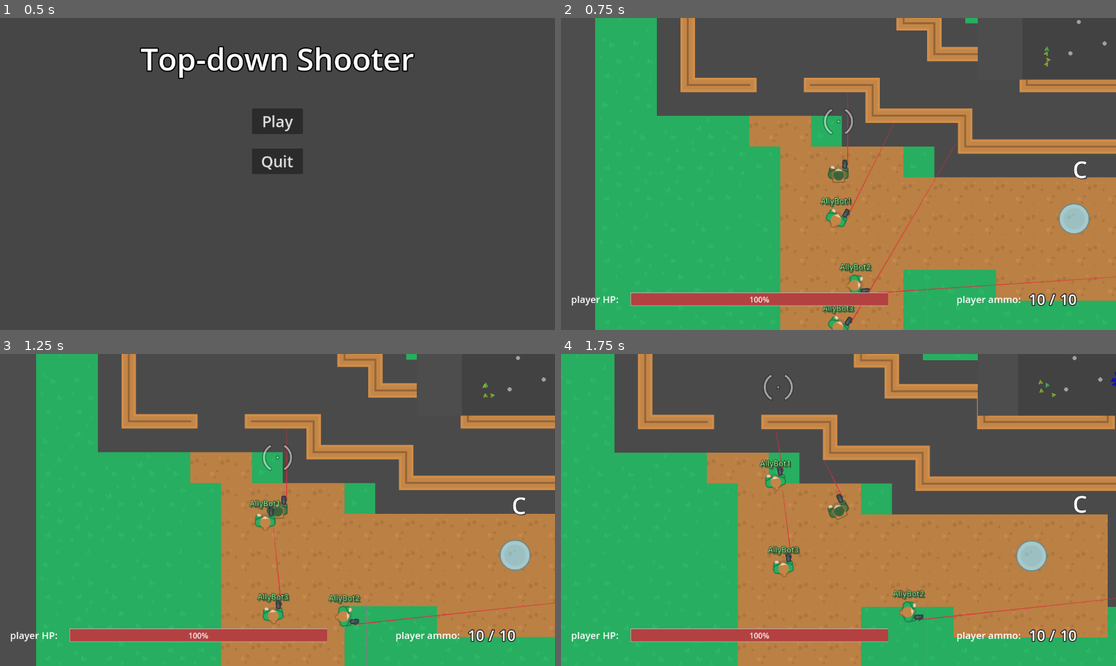
Above: before the commit, frames 1-4 (two rows, left to right).
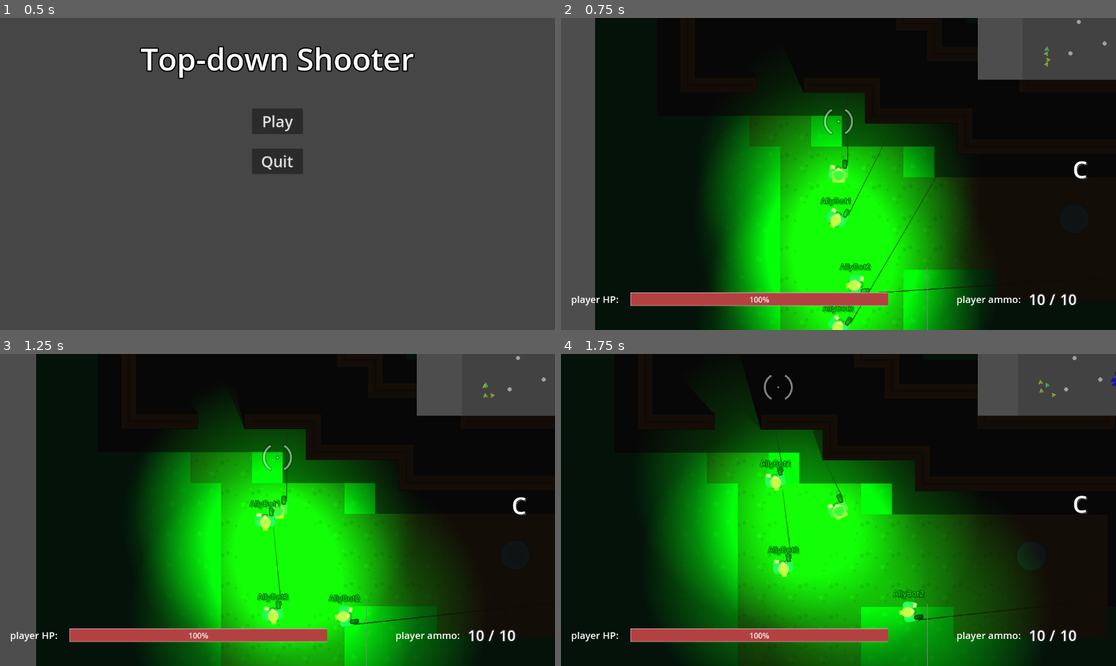
Above: after the commit, the same moments.

Repository: ZeromaXHe/MyGitRepository
Game: Godot game, scene res://scenes/main_menu_screen.tscn
Two runs of this game, one before a commit and one after it. Both use one fixed random seed, a clock stepped at 60 frames per second and the inputs below.
Inputs (mouse positions are in pixels of both pictures, inside the frame that each line leads up to):
- Up to frame 1 (0.5 s): no input
- Up to frame 2 (0.75 s): click "Play" at 0.5 s
- Up to frame 3 (1.25 s): no input
- Up to frame 4 (1.75 s): tap Enter at 1.25 s; move the mouse to (777, 388) at 1.27 s; press the mouse at (777, 388) at 1.28 s; hold D (right) from 1.28 s (still down)

Frame 1 is identical in both runs. In frame 2, 87% of the frame differs, in the area x 6-100%, y 0-100%; in frame 3, 86%; in frame 4, 93%, in the area x 0-100%, y 0-100%.

Commit message:
feature(GodotDemo): GodotProjects 俯视角射击游戏 - 夜视仪效果

Diff:
--- a/GodotDemo/GodotProjects/scenes/actor.tscn
+++ b/GodotDemo/GodotProjects/scenes/actor.tscn
@@ -8,6 +8,9 @@
 [ext_resource type="PackedScene" uid="uid://iesf8n20ul1b" path="res://scenes/team.tscn" id="6_huy6s"]
 [ext_resource type="PackedScene" uid="uid://c3f6foiqy7yel" path="res://scenes/sub_machine_gun.tscn" id="7_pcoye"]
 
+[sub_resource type="CanvasItemMaterial" id="CanvasItemMaterial_g4s8b"]
+light_mode = 2
+
 [sub_resource type="CapsuleShape2D" id="CapsuleShape2D_mndd7"]
 radius = 13.0
 height = 42.0
@@ -16,6 +19,7 @@
 script = ExtResource("1_uderr")
 
 [node name="BodyImg" type="Sprite2D" parent="."]
+material = SubResource("CanvasItemMaterial_g4s8b")
 texture = ExtResource("2_c74jg")
 
 [node name="CollisionShape2D" type="CollisionShape2D" parent="."]
--- a/GodotDemo/GodotProjects/scenes/ally.tscn
+++ b/GodotDemo/GodotProjects/scenes/ally.tscn
@@ -1,13 +1,18 @@
-[gd_scene load_steps=4 format=3 uid="uid://x7hj3iuxjcjm"]
+[gd_scene load_steps=5 format=3 uid="uid://x7hj3iuxjcjm"]
 
 [ext_resource type="PackedScene" uid="uid://d1cvpkf5rhomg" path="res://scenes/actor.tscn" id="1_18lxb"]
 [ext_resource type="Texture2D" uid="uid://bke3jih5i35mr" path="res://assets/top_down_shooter/PNG/Woman Green/womanGreen_hold.png" id="2_u1smu"]
+[ext_resource type="Texture2D" uid="uid://dvaw452i01plp" path="res://styles/actor_light_texture.tres" id="3_8hkuv"]
 [ext_resource type="PackedScene" uid="uid://dd70ves4up5d8" path="res://scenes/ai.tscn" id="3_uevcm"]
 
 [node name="Ally" instance=ExtResource("1_18lxb")]
 
 [node name="BodyImg" parent="." index="0"]
 texture = ExtResource("2_u1smu")
+
+[node name="PointLight2D" type="PointLight2D" parent="BodyImg" index="0"]
+shadow_enabled = true
+texture = ExtResource("3_8hkuv")
 
 [node name="AI" parent="." index="3" instance=ExtResource("3_uevcm")]
 
--- a/GodotDemo/GodotProjects/scenes/gui.tscn
+++ b/GodotDemo/GodotProjects/scenes/gui.tscn
@@ -114,7 +114,7 @@
 
 [node name="SubViewport" type="SubViewport" parent="Rows/TopRow/SubViewportContainer"]
 handle_input_locally = false
-size = Vector2i(287, 128)
+size = Vector2i(2, 2)
 render_target_update_mode = 4
 
 [node name="MiniMap" parent="Rows/TopRow/SubViewportContainer/SubViewport" instance=ExtResource("3_q2fbp")]
--- a/GodotDemo/GodotProjects/scenes/main.tscn
+++ b/GodotDemo/GodotProjects/scenes/main.tscn
@@ -33,11 +33,17 @@
 polygons = Array[PackedInt32Array]([PackedInt32Array(0, 1, 2, 3), PackedInt32Array(4, 0, 3, 5)])
 outlines = Array[PackedVector2Array]([PackedVector2Array(-32, -32, -32, -8, 8, -8, 8, 32, 32, 32, 32, -32)])
 
+[sub_resource type="OccluderPolygon2D" id="OccluderPolygon2D_xan6l"]
+polygon = PackedVector2Array(-32, 16, -16, 16, -16, 32, -32, 32)
+
 [sub_resource type="NavigationPolygon" id="NavigationPolygon_fbagq"]
 vertices = PackedVector2Array(8, -32, 32, -32, 32, 32, 8, 8, -32, 32, -32, 8)
 polygons = Array[PackedInt32Array]([PackedInt32Array(0, 1, 2, 3), PackedInt32Array(3, 2, 4, 5)])
 outlines = Array[PackedVector2Array]([PackedVector2Array(8, -32, 8, 8, -32, 8, -32, 32, 32, 32, 32, -32)])
 
+[sub_resource type="OccluderPolygon2D" id="OccluderPolygon2D_o5ul4"]
+polygon = PackedVector2Array(-32, -32, -16, -32, -16, -16, -32, -16)
+
 [sub_resource type="NavigationPolygon" id="NavigationPolygon_0eoft"]
 vertices = PackedVector2Array(-16, -16, -16, -32, 16, -32, 16, -16, 32, -16, 32, 16, 16, 16, -32, 32, 16, 32, -32, -16)
 polygons = Array[PackedInt32Array]([PackedInt32Array(0, 1, 2, 3), PackedInt32Array(3, 4, 5, 6), PackedInt32Array(0, 3, 6, 7), PackedInt32Array(6, 8, 7), PackedInt32Array(0, 7, 9)])
@@ -123,10 +129,16 @@
 polygons = Array[PackedInt32Array]([PackedInt32Array(0, 1, 2, 3)])
 outlines = Array[PackedVector2Array]([PackedVector2Array(8, -32, 32, -32, 32, 32, 8, 32)])
 
+[sub_resource type="OccluderPolygon2D" id="OccluderPolygon2D_6a0ka"]
+polygon = PackedVector2Array(-32, -32, -16, -32, -16, 32, -32, 32)
+
 [sub_resource type="NavigationPolygon" id="NavigationPolygon_0wk84"]
 vertices = PackedVector2Array(-32, 8, 32, 8, 32, 32, -32, 32)
 polygons = Array[PackedInt32Array]([PackedInt32Array(0, 1, 2, 3)])
 outlines = Array[PackedVector2Array]([PackedVector2Array(-32, 8, 32, 8, 32, 32, -32, 32)])
+
+[sub_resource type="OccluderPolygon2D" id="OccluderPolygon2D_vgleo"]
+polygon = PackedVector2Array(-32, -32, -32, -16, 32, -16, 32, -32)
 
 [sub_resource type="NavigationPolygon" id="NavigationPolygon_mceb1"]
 vertices = PackedVector2Array(-32, 16, -32, -16, 32, -16, -16, 16, 32, 32, -16, 32)
@@ -153,10 +165,16 @@
 polygons = Array[PackedInt32Array]([PackedInt32Array(0, 1, 2, 3)])
 outlines = Array[PackedVector2Array]([PackedVector2Array(-32, -32, -8, -32, -8, 32, -32, 32)])
 
+[sub_resource type="OccluderPolygon2D" id="OccluderPolygon2D_i8cmu"]
+polygon = PackedVector2Array(16, -32, 32, -32, 32, 32, 16, 32)
+
 [sub_resource type="NavigationPolygon" id="NavigationPolygon_hj3jj"]
 vertices = PackedVector2Array(-32, -32, 32, -32, 32, -8, -32, -8)
 polygons = Array[PackedInt32Array]([PackedInt32Array(0, 1, 2, 3)])
 outlines = Array[PackedVector2Array]([PackedVector2Array(-32, -32, 32, -32, 32, -8, -32, -8)])
+
+[sub_resource type="OccluderPolygon2D" id="OccluderPolygon2D_s8l7e"]
+polygon = PackedVector2Array(-32, 16, -32, 32, 32, 32, 32, 16)
 
 [sub_resource type="NavigationPolygon" id="NavigationPolygon_25xge"]
 vertices = PackedVector2Array(-32, 32, -32, -16, 32, -16, 16, 16, 32, 16, 16, 32)
@@ -198,10 +216,16 @@
 polygons = Array[PackedInt32Array]([PackedInt32Array(0, 1, 2, 3)])
 outlines = Array[PackedVector2Array]([PackedVector2Array(8, 8, 32, 8, 32, 32, 8, 32)])
 
+[sub_resource type="OccluderPolygon2D" id="OccluderPolygon2D_8ektq"]
+polygon = PackedVector2Array(-32, -32, 32, -32, 32, -16, -16, -16, -16, 32, -32, 32)
+
 [sub_resource type="NavigationPolygon" id="NavigationPolygon_7t7m3"]
 vertices = PackedVector2Array(8, -32, 32, -32, 32, -8, 8, -8)
 polygons = Array[PackedInt32Array]([PackedInt32Array(0, 1, 2, 3)])
 outlines = Array[PackedVector2Array]([PackedVector2Array(8, -32, 32, -32, 32, -8, 8, -8)])
+
+[sub_resource type="OccluderPolygon2D" id="OccluderPolygon2D_velet"]
+polygon = PackedVector2Array(-32, -32, -16, -32, -16, 16, 32, 16, 32, 32, -32, 32)
 
 [sub_resource type="NavigationPolygon" id="NavigationPolygon_jgm8k"]
 vertices = PackedVector2Array(-16, -16, -16, -32, 16, -32, 16, -16, 32, -16, 32, 16, 16, 16, -16, 16, 16, 32, -16, 32, -32, 16, -32, -16)
@@ -213,10 +237,16 @@
 polygons = Array[PackedInt32Array]([PackedInt32Array(0, 1, 2, 3)])
 outlines = Array[PackedVector2Array]([PackedVector2Array(-32, 8, -8, 8, -8, 32, -32, 32)])
 
+[sub_resource type="OccluderPolygon2D" id="OccluderPolygon2D_rh7du"]
+polygon = PackedVector2Array(-32, -32, -32, -16, 16, -16, 16, 32, 32, 32, 32, -32)
+
 [sub_resource type="NavigationPolygon" id="NavigationPolygon_ak8uv"]
 vertices = PackedVector2Array(-32, -32, -8, -32, -8, -8, -32, -8)
 polygons = Array[PackedInt32Array]([PackedInt32Array(0, 1, 2, 3)])
 outlines = Array[PackedVector2Array]([PackedVector2Array(-32, -32, -8, -32, -8, -8, -32, -8)])
+
+[sub_resource type="OccluderPolygon2D" id="OccluderPolygon2D_ab5jl"]
+polygon = PackedVector2Array(16, -32, 32, -32, 32, 32, -32, 32, -32, 16, 16, 16)
 
 [sub_resource type="NavigationPolygon" id="NavigationPolygon_p4juh"]
 vertices = PackedVector2Array(-32, -32, 32, -32, 32, 32, -32, 32)
@@ -258,10 +288,16 @@
 polygons = Array[PackedInt32Array]([PackedInt32Array(0, 1, 2, 3), PackedInt32Array(4, 0, 3, 5)])
 outlines = Array[PackedVector2Array]([PackedVector2Array(-32, -32, 32, -32, 32, -8, -8, -8, -8, 32, -32, 32)])
 
+[sub_resource type="OccluderPolygon2D" id="OccluderPolygon2D_36kch"]
+polygon = PackedVector2Array(16, 16, 32, 16, 32, 32, 16, 32)
+
 [sub_resource type="NavigationPolygon" id="NavigationPolygon_n8v8x"]
 vertices = PackedVector2Array(-32, 32, -32, -32, -8, -32, -8, 8, 32, 32, 32, 8)
 polygons = Array[PackedInt32Array]([PackedInt32Array(0, 1, 2, 3), PackedInt32Array(4, 0, 3, 5)])
 outlines = Array[PackedVector2Array]([PackedVector2Array(-32, -32, -8, -32, -8, 8, 32, 8, 32, 32, -32, 32)])
+
+[sub_resource type="OccluderPolygon2D" id="OccluderPolygon2D_x86aw"]
+polygon = PackedVector2Array(16, -32, 32, -32, 32, -32, 32, -16, 16, -16)
 
 [sub_resource type="NavigationPolygon" id="NavigationPolygon_3abp1"]
 vertices = PackedVector2Array(-16, -16, -16, -32, 16, -32, 16, -16, 32, -16, 32, 32, -16, 32, -16, 16, -32, 16, -32, -16)
@@ -329,6 +365,7 @@
 9:6/0 = 0
 9:6/0/terrain_set = 0
 9:6/0/terrain = 0
+9:6/0/occlusion_layer_0/polygon = SubResource("OccluderPolygon2D_36kch")
 9:6/0/physics_layer_0/linear_velocity = Vector2(0, 0)
 9:6/0/physics_layer_0/angular_velocity = 0.0
 9:6/0/physics_layer_0/polygon_0/points = PackedVector2Array(16, 16, 32, 16, 32, 32, 16, 32)
@@ -343,6 +380,7 @@
 10:6/0 = 0
 10:6/0/terrain_set = 0
 10:6/0/terrain = 0
+10:6/0/occlusion_layer_0/polygon = SubResource("OccluderPolygon2D_xan6l")
 10:6/0/physics_layer_0/linear_velocity = Vector2(0, 0)
 10:6/0/physics_layer_0/angular_velocity = 0.0
 10:6/0/physics_layer_0/polygon_0/points = PackedVector2Array(-32, 32, -32, 16, -16, 16, -16, 32)
@@ -423,6 +461,7 @@
 9:7/0 = 0
 9:7/0/terrain_set = 0
 9:7/0/terrain = 0
+9:7/0/occlusion_layer_0/polygon = SubResource("OccluderPolygon2D_x86aw")
 9:7/0/physics_layer_0/linear_velocity = Vector2(0, 0)
 9:7/0/physics_layer_0/angular_velocity = 0.0
 9:7/0/physics_layer_0/polygon_0/points = PackedVector2Array(16, -32, 32, -32, 32, -16, 16, -16)
@@ -556,6 +595,7 @@
 17:5/0 = 0
 17:5/0/terrain_set = 0
 17:5/0/terrain = 0
+17:5/0/occlusion_layer_0/polygon = SubResource("OccluderPolygon2D_ab5jl")
 17:5/0/physics_layer_0/linear_velocity = Vector2(0, 0)
 17:5/0/physics_layer_0/angular_velocity = 0.0
 17:5/0/physics_layer_0/polygon_0/points = PackedVector2Array(32, 32, 32, -32, 16, -32, 16, 16, -32, 16, -32, 32)
@@ -566,6 +606,7 @@
 17:4/0 = 0
 17:4/0/terrain_set = 0
 17:4/0/terrain = 0
+17:4/0/occlusion_layer_0/polygon = SubResource("OccluderPolygon2D_rh7du")
 17:4/0/physics_layer_0/linear_velocity = Vector2(0, 0)
 17:4/0/physics_layer_0/angular_velocity = 0.0
 17:4/0/physics_layer_0/polygon_0/points = PackedVector2Array(-32, -32, 32, -32, 32, 32, 16, 32, 16, -16, -32, -16)
@@ -576,6 +617,7 @@
 16:4/0 = 0
 16:4/0/terrain_set = 0
 16:4/0/terrain = 0
+16:4/0/occlusion_layer_0/polygon = SubResource("OccluderPolygon2D_8ektq")
 16:4/0/physics_layer_0/linear_velocity = Vector2(0, 0)
 16:4/0/physics_layer_0/angular_velocity = 0.0
 16:4/0/physics_layer_0/polygon_0/points = PackedVector2Array(-32, -32, 32, -32, 32, -16, -16, -16, -16, 32, -32, 32)
@@ -666,6 +708,7 @@
 16:5/0 = 0
 16:5/0/terrain_set = 0
 16:5/0/terrain = 0
+16:5/0/occlusion_layer_0/polygon = SubResource("OccluderPolygon2D_velet")
 16:5/0/physics_layer_0/linear_velocity = Vector2(0, 0)
 16:5/0/physics_layer_0/angular_velocity = 0.0
 16:5/0/physics_layer_0/polygon_0/points = PackedVector2Array(-32, -32, -32, 32, 32, 32, 32, 16, -16, 16, -16, -32)
@@ -758,6 +801,7 @@
 10:7/0 = 0
 10:7/0/terrain_set = 0
 10:7/0/terrain = 0
+10:7/0/occlusion_layer_0/polygon = SubResource("OccluderPolygon2D_o5ul4")
 10:7/0/physics_layer_0/linear_velocity = Vector2(0, 0)
 10:7/0/physics_layer_0/angular_velocity = 0.0
 10:7/0/physics_layer_0/polygon_0/points = PackedVector2Array(-32, -32, -16, -32, -16, -16, -32, -16)
@@ -786,6 +830,7 @@
 13:7/0 = 0
 13:7/0/terrain_set = 0
 13:7/0/terrain = 0
+13:7/0/occlusion_layer_0/polygon = SubResource("OccluderPolygon2D_vgleo")
 13:7/0/physics_layer_0/linear_velocity = Vector2(0, 0)
 13:7/0/physics_layer_0/angular_velocity = 0.0
 13:7/0/physics_layer_0/polygon_0/points = PackedVector2Array(-32, -32, 32, -32, 32, -16, -32, -16)
@@ -798,6 +843,7 @@
 14:7/0 = 0
 14:7/0/terrain_set = 0
 14:7/0/terrain = 0
+14:7/0/occlusion_layer_0/polygon = SubResource("OccluderPolygon2D_s8l7e")
 14:7/0/physics_layer_0/linear_velocity = Vector2(0, 0)
 14:7/0/physics_layer_0/angular_velocity = 0.0
 14:7/0/physics_layer_0/polygon_0/points = PackedVector2Array(-32, 32, 32, 32, 32, 16, -32, 16)
@@ -830,6 +876,7 @@
 14:6/0 = 0
 14:6/0/terrain_set = 0
 14:6/0/terrain = 0
+14:6/0/occlusion_layer_0/polygon = SubResource("OccluderPolygon2D_i8cmu")
 14:6/0/physics_layer_0/linear_velocity = Vector2(0, 0)
 14:6/0/physics_layer_0/angular_velocity = 0.0
 14:6/0/physics_layer_0/polygon_0/points = PackedVector2Array(32, -32, 32, 32, 16, 32, 16, -32)
@@ -842,6 +889,7 @@
 13:6/0 = 0
 13:6/0/terrain_set = 0
 13:6/0/terrain = 0
+13:6/0/occlusion_layer_0/polygon = SubResource("OccluderPolygon2D_6a0ka")
 13:6/0/physics_layer_0/linear_velocity = Vector2(0, 0)
 13:6/0/physics_layer_0/angular_velocity = 0.0
 13:6/0/physics_layer_0/polygon_0/points = PackedVector2Array(-16, -32, -16, 32, -32, 32, -32, -32)
@@ -918,6 +966,7 @@
 
 [sub_resource type="TileSet" id="TileSet_il0hw"]
 tile_size = Vector2i(64, 64)
+occlusion_layer_0/light_mask = 1
 physics_layer_0/collision_layer = 1
 terrain_set_0/mode = 0
 terrain_set_0/terrain_0/name = "Building 0"
@@ -1015,4 +1064,7 @@
 
 [node name="Camera2D" type="Camera2D" parent="CameraManager"]
 
+[node name="CanvasModulate" type="CanvasModulate" parent="."]
+color = Color(0.101961, 0.101961, 0.101961, 1)
+
 [connection signal="timeout" from="CameraManager/CameraShakeTimer" to="CameraManager" method="_on_camera_shake_timer_timeout"]
--- a/GodotDemo/GodotProjects/scenes/player.tscn
+++ b/GodotDemo/GodotProjects/scenes/player.tscn
@@ -1,10 +1,15 @@
-[gd_scene load_steps=3 format=3 uid="uid://co0nv158p25vk"]
+[gd_scene load_steps=4 format=3 uid="uid://co0nv158p25vk"]
 
 [ext_resource type="PackedScene" uid="uid://d1cvpkf5rhomg" path="res://scenes/actor.tscn" id="1_68kxu"]
 [ext_resource type="Script" path="res://scripts/player.gd" id="2_pdway"]
+[ext_resource type="Texture2D" uid="uid://dvaw452i01plp" path="res://styles/actor_light_texture.tres" id="3_lyo1h"]
 
 [node name="Player" instance=ExtResource("1_68kxu")]
 script = ExtResource("2_pdway")
+
+[node name="PointLight2D" type="PointLight2D" parent="BodyImg" index="0"]
+shadow_enabled = true
+texture = ExtResource("3_lyo1h")
 
 [node name="Team" parent="." index="3"]
 side = 1
--- /dev/null
+++ b/GodotDemo/GodotProjects/styles/actor_light_texture.tres
@@ -0,0 +1,13 @@
+[gd_resource type="GradientTexture2D" load_steps=2 format=3 uid="uid://dvaw452i01plp"]
+
+[sub_resource type="Gradient" id="Gradient_8wbkb"]
+colors = PackedColorArray(0, 1, 0, 1, 0, 1, 0, 0)
+
+[resource]
+gradient = SubResource("Gradient_8wbkb")
+width = 600
+height = 600
+fill = 1
+fill_from = Vector2(0.5, 0.5)
+fill_to = Vector2(0, 0.5)
+metadata/_snap_enabled = true
Not shown: 1 places in GodotDemo/GodotProjects/scenes/actor.tscn that only renumber resources
Not shown: 1 places in GodotDemo/GodotProjects/scenes/main.tscn that only renumber resources
